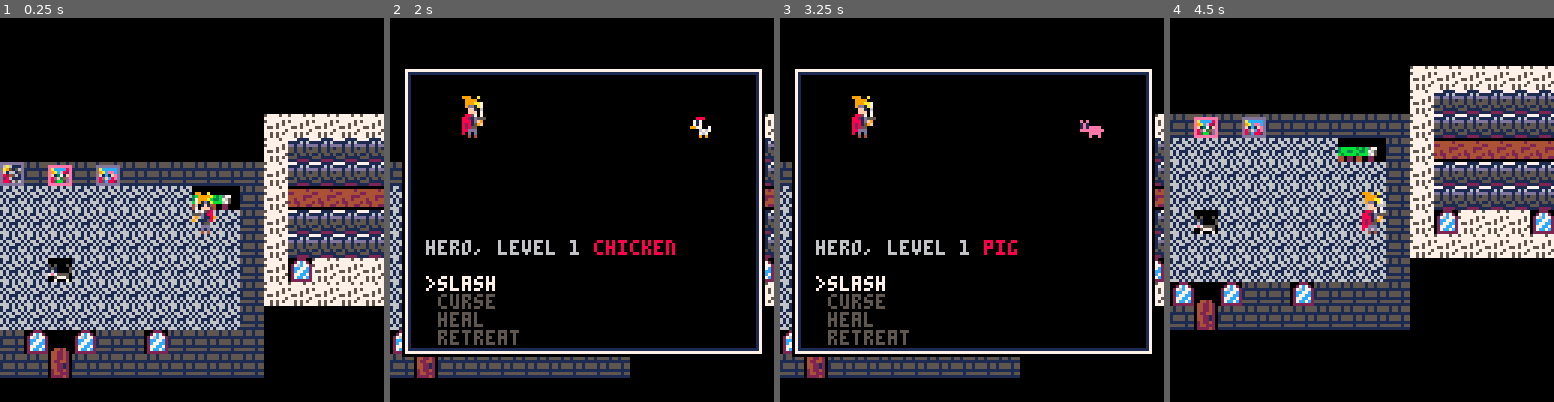
Above: before the commit, frames 1-4 (left to right).
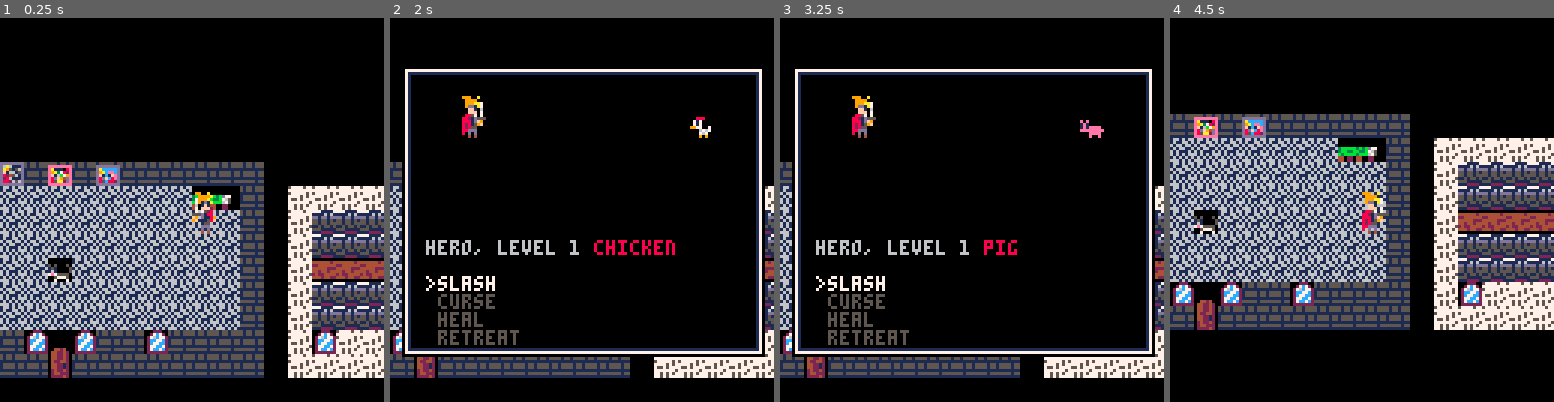
Above: after the commit, the same moments.

Repository: SestrenExsis/LD48_Deeper_and_Deeper
Game: PICO-8 cartridge deeper_ldjam48.p8
Same seed, same stepped clock (60 frames per second), same inputs: the game is played once before the commit and once after it.
Inputs:
- Up to frame 1 (0.25 s): no input
- Up to frame 2 (2 s): tap X (X key) at 0.33, 1.07, 1.85 s; tap O (Z key) at 0.7, 1.7 s; hold Right from 1.6 s (still down)
- Up to frame 3 (3.25 s): release Right at 2.1 s; tap O (Z key) at 2.1, 2.5, 2.9 s; hold Up 2.15-2.42 s; hold Right 2.47-3.03 s; tap X (X key) at 2.97 s; hold Left from 3.08 s (still down)
- Up to frame 4 (4.5 s): tap O (Z key) at 3.3, 3.7, 4.1 s; release Left at 3.58 s; hold Down 3.63-3.97 s; hold Right from 4.02 s (still down); tap X (X key) at 4.08 s

The runs differ from the first frame. In frame 1, 17% of the frame differs, in the area x 14-100%, y 25-94%; in frame 2, 2.9%; in frame 3, 2.9%; in frame 4, 21%, in the area x 7-100%, y 12-82%.

Commit message:
Update assets

Diff:
--- a/deeper_ldjam48.p8
+++ b/deeper_ldjam48.p8
@@ -37,9 +37,17 @@
 _camx=0 -- camera target x
 _camy=0 -- camera target y
 _doors={ -- doors
+-- blue single-door house
 	{9,14,22,61},{22,62,9,15},
+-- blue double-door house
 	{22,14,7,61},{7,62,22,15},
 	{23,14,8,61},{8,62,23,15},
+-- white single-door house
+	{12,4,54,61},{54,62,12,5},
+-- white double-door house
+	{29,21,38,61},{38,62,29,22},
+	{30,21,39,61},{39,62,30,22},
+--
 }
 _world={x1=0,y1=0,x2=128,y2=128}
 _bound=_world
@@ -370,14 +378,14 @@
 
 
 __gff__
-0000000000000000000101010000000001000000000000010000000101000000000000010001000000000000010000000101010000000000000000010100000000000000000000000000000000000000000000000000000000000000000000000000000000000000000000000000000000000000000000000000000000000000
+0000000000000000000101010001000101000000000000010000000101010001000000010001000000000000010001000101010100010000000001010100000000000000000000000000000000000000000000000000000000000000000000000000000000000000000000000000000000000000000000000000000000000000
 0000000000000000000000000000000000000000000000000000000000000000000000000000000000000000000000000000000000000000000000000000000000000000000000000000000000000000000000000000000000000000000000000000000000000000000000000000000000000000000000000000000000000000
 __map__
-3232323232323232323034343434341032323232323232323232323232323232323232323232323232323232323232323232323232323232323232323232323232323232323232323232323232323232323232323232323232323232323232323232323232323232323232323232323232323232323232323232323232323232
-3232323232323232302222222222222210323232323232323232323232323232323232323232323232323232323232323232323232323232323232323232323232323232323232323232323232323232323232323232323232323232323232323232323232323232323232323232323232323232323232323232323232323232
-32323232323232321e1e1e1e1e1e1e1e1e323232323232323232323232323232323232323232323232323232323232323232323232323232323232323232323232323232323232323232323232323232323232323232323232323232323232323232323232323232323232323232323232323232323232323232323232323232
-32323232323232321e1e1e1e211e1e1e1e323232323232323232323232323232323232323232323232323232323232323232323232323232323232323232323232323232323232323232323232323232323232323232323232323232323232323232323232323232323232323232323232323232323232323232323232323232
-32323232323232321e1e1e1e311e1e1e1e323232323232323232323232323232323232323232323232323232323232323232323232323232323232323232323232323232323232323232323232323232323232323232323232323232323232323232323232323232323232323232323232323232323232323232323232323232
+3232424242323232323034343434341032323232323232323232323232323232323232323232323232323232323232323232323232323232323232323232323232323232323232323232323232323232323232323232323232323232323232323232323232323232323232323232323232323232323232323232323232323232
+3232424242323232302222222222222210323232323232323232323232323232323232323232323232323232323232323232323232323232323232323232323232323232323232323232323232323232323232323232323232323232323232323232323232323232323232323232323232323232323232323232323232323232
+32324242423232321e1e1e1e1e1e1e1e1e323232323232323232323232323232323232323232323232323232323232323232323232323232323232323232323232323232323232323232323232323232323232323232323232323232323232323232323232323232323232323232323232323232323232323232323232323232
+3232323f323232321e1e1e1e211e1e1e1e323232323232323232323232323232323232323232323232323232323232323232323232323232323232323232323232323232323232323232323232323232323232323232323232323232323232323232323232323232323232323232323232323232323232323232323232323232
+3232323f323232321e1e1e1e311e1e1e1e323232323232323232323232323232323232323232323232323232323232323232323232323232323232323232323232323232323232323232323232323232323232323232323232323232323232323232323232323232323232323232323232323232323232323232323232323232
 3232323224323232323232323232323232323232323232323232323232323232323232323232323232323232323232323232323232323232323232323232323232323232323232323232323232323232323232323232323232323232323232323232323232323232323232323232323232323232323232323232323232323232
 3232323232323232323232323232323232323232323232323232323232323232323232323232323232323232323232323232323232323232323232323232323232323232323232323232323232323232323232323232323232323232323232323232323232323232323232323232323232323232323232323232323232323232
 3232323232323232322432323232323232323232323232323232323232323232323232323232323232323232323232323232323232323232323232323232323232323232323232323232323232323232323232323232323232323232323232323232323232323232323232323232323232323232323232323232323232323232
Not shown, changed: 69 lines of the sprite sheet (__gfx__) section of deeper_ldjam48.p8
